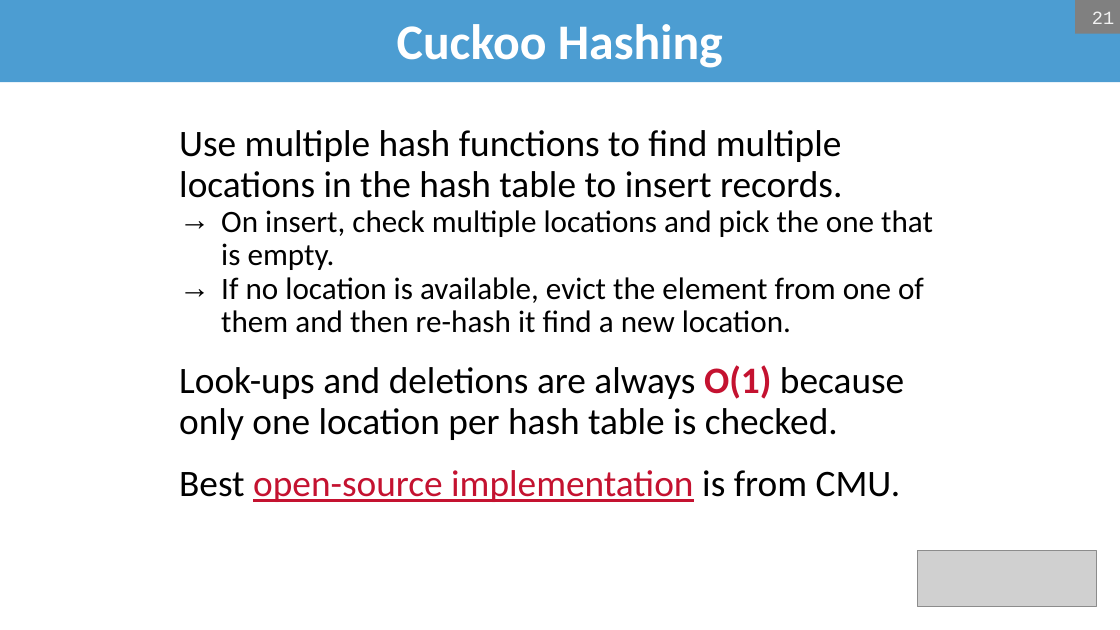
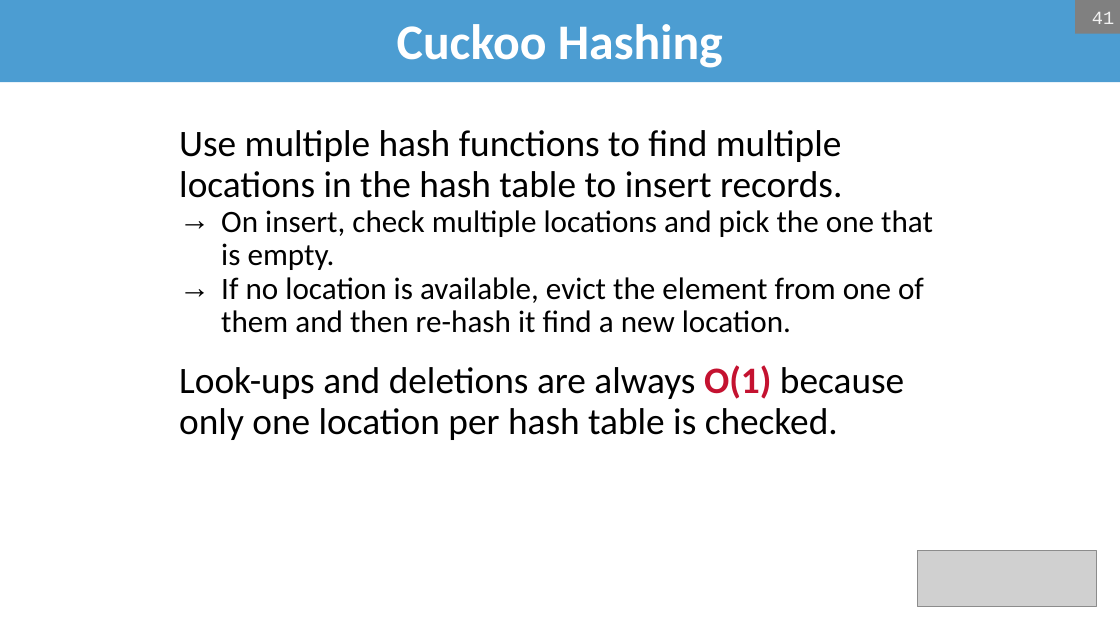
Before and after one commit to bsb20/bsb20.github.io, a slide deck: slide 41 of docs/421_f26/lectures/L09_hash_tables.pptx (slide 21 before the commit). Drawn at 1120x630 pixels with LibreOffice and Linux fonts; fonts in the diff are those of the drawing; grey boxes stand for pictures; background and template pictures are left out. Boxes give left, top, right and bottom in pixels: in the first picture for what was removed or moved away, otherwise in the second. Text is boxed around its words. In the diff, an @@ line names an element or a change of style, - is before the commit and + after.

```diff
--- a/docs/421_f26/lectures/L09_hash_tables.pptx
+++ b/docs/421_f26/lectures/L09_hash_tables.pptx
@@ page number at bbox=[1092, 12, 1114, 24]: text changed @@
-21
+41
@@ text at bbox=[179, 470, 901, 502]: paragraph removed @@
-Best open-source implementation is from CMU.
```
Also in this commit, not shown: 18 other slides changed, 21 slides added, 1 other file.
